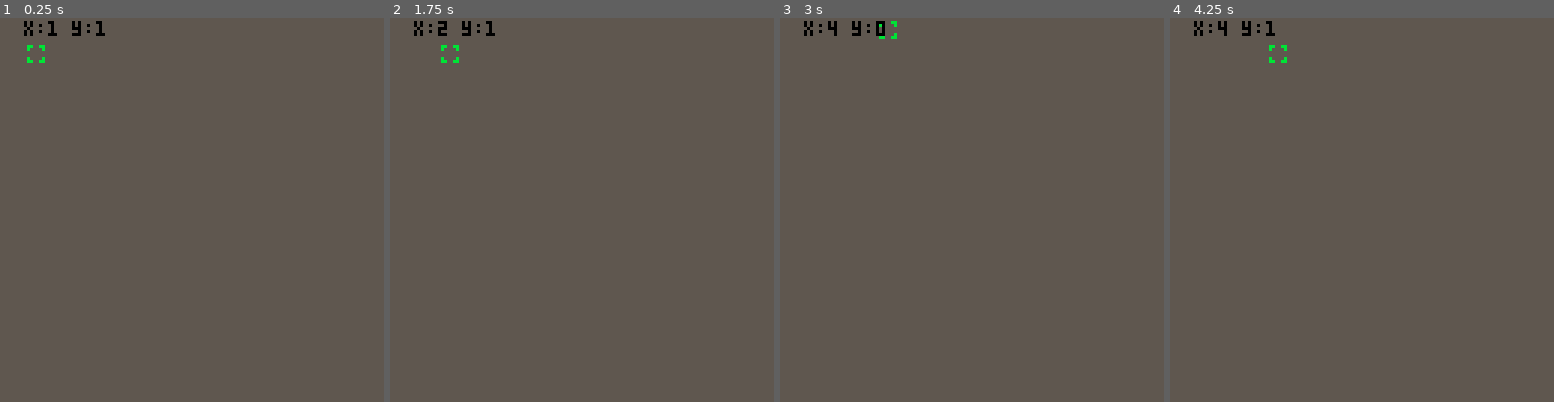
Above: before the commit, frames 1-4 (left to right).
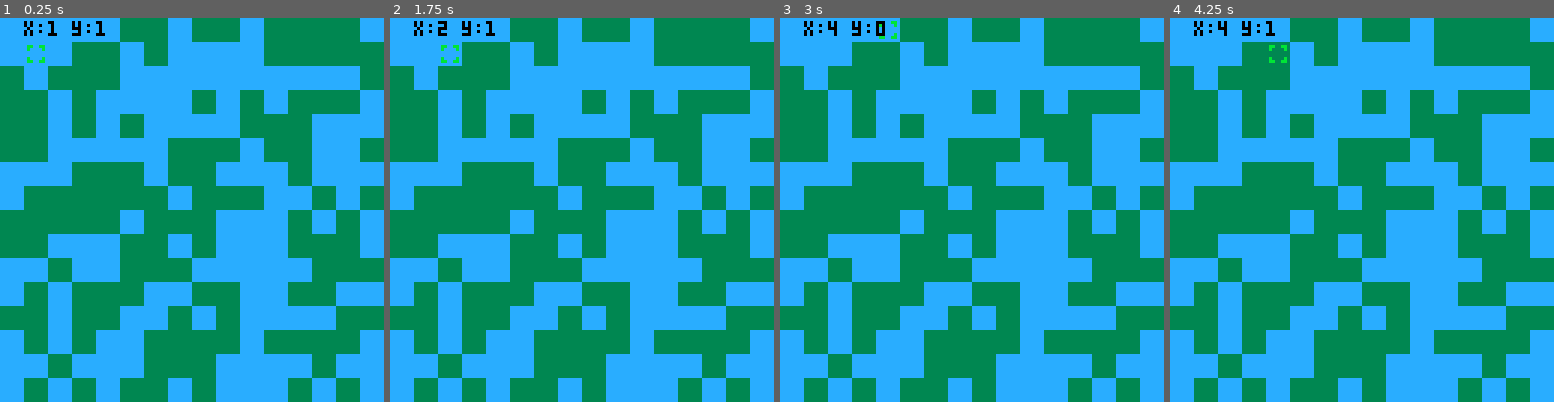
Above: after the commit, the same moments.

Repository: felixOlesen/PICO-8
Game: PICO-8 cartridge griddle.p8
Two runs of this game, one before a commit and one after it. Both use one fixed random seed, a clock stepped at 60 frames per second and the inputs below.
Inputs:
- Up to frame 1 (0.25 s): no input
- Up to frame 2 (1.75 s): hold Right from 1.6 s (still down)
- Up to frame 3 (3 s): release Right at 2.1 s; hold Up 2.15-2.42 s; hold Right from 2.47 s (still down)
- Up to frame 4 (4.25 s): release Right at 3.03 s; hold Left 3.08-3.58 s; hold Down 3.63-3.97 s; hold Right from 4.02 s (still down)

The runs differ from the first frame. In frame 1, 100% of the frame differs, in the area x 0-100%, y 0-100%; in frame 2, 100%; in frame 3, 100%; in frame 4, 100%.

Commit message:
feature/added some procedural tile coloring based on RNG for water and grass tiles

Diff:
--- a/griddle.p8
+++ b/griddle.p8
@@ -27,13 +27,16 @@
 	screen_size=128
 	num_cells=0
 	grid_col=5
+	line_col=1
 	grid={}
 
 	num_cells=screen_size/cell_size
 	for y=1, num_cells do
 		add(grid, {})
 		for x=1, num_cells do
-			add(grid[y],1)
+			local tile_type=rnd(2)
+			if(tile_type>=1) add(grid[y],3)
+			if(tile_type<1) add(grid[y],12)
 		end
 	end
 end
@@ -56,14 +59,14 @@
 	local y_1=cell_y*cell_size
 	local x_0=x_1-cell_size
 	local y_0=y_1-cell_size
-
+	local cell_col=grid[cell_y][cell_x]
 	if cell_x >= num_cells then
 		x_1-=1
 	end
 	if cell_y >= num_cells then
 		y_1-=1
 	end
-	rect(x_0,y_0,x_1,y_1,grid_col)
+	rectfill(x_0,y_0,x_1,y_1,cell_col)
 end
 -->8
 -- player controller
